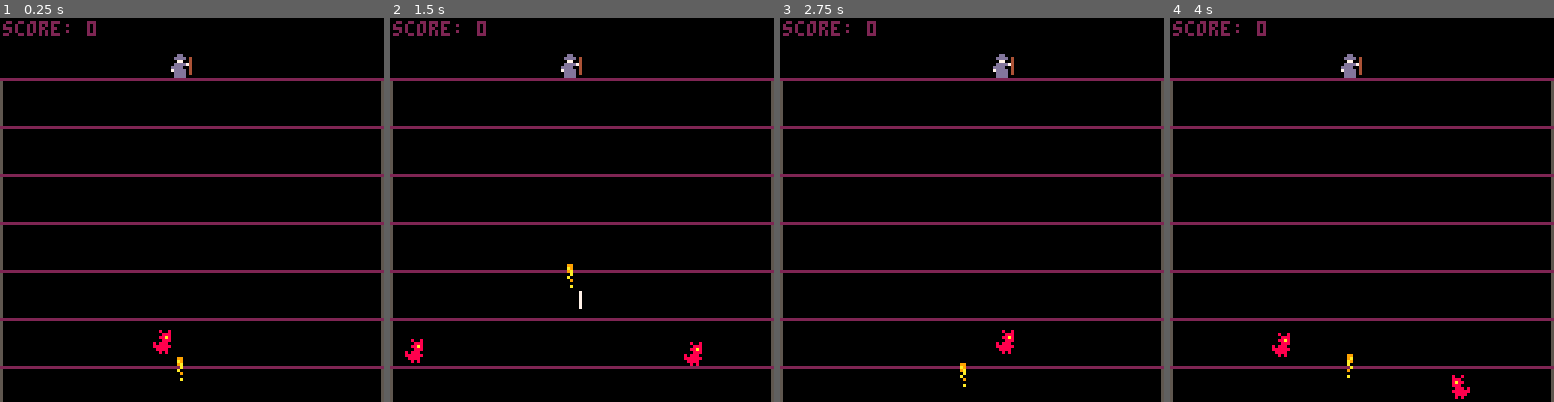
Above: before the commit, frames 1-4 (left to right).
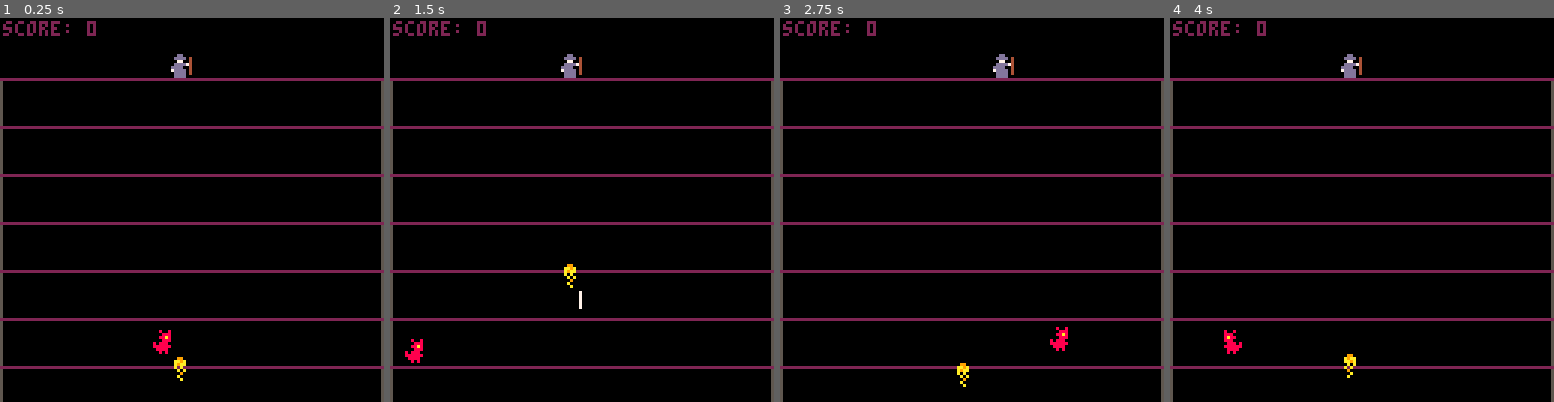
Above: after the commit, the same moments.

Repository: cheesepencil/ld55
Game: PICO-8 cartridge ld55.p8
Same seed, same stepped clock (60 frames per second), same inputs: the game is played once before the commit and once after it.
Inputs:
- Up to frame 1 (0.25 s): no input
- Up to frame 2 (1.5 s): tap X (X key) at 0.33, 1.07 s; tap O (Z key) at 0.7 s
- Up to frame 3 (2.75 s): hold Right 1.6-2.1 s; tap O (Z key) at 1.7, 2.1, 2.5 s; tap X (X key) at 1.85 s; hold Right from 2.47 s (still down)
- Up to frame 4 (4 s): tap O (Z key) at 2.9, 3.3, 3.7 s; tap X (X key) at 2.97 s; release Right at 3.03 s; hold Left 3.08-3.58 s

The runs differ from the first frame. In frame 1, less than 0.1% of the frame differs, in the area x 45-49%, y 89-94%; in frame 2, 0.2%; in frame 3, 0.4%; in frame 4, 0.6%, in the area x 14-79%, y 81-100%.

Commit message:
refactor monsters

Diff:
--- a/fireball.lua
+++ b/fireball.lua
@@ -54,7 +54,7 @@
     end
 end
 
-function _make_fireball_mgr(scene)
+function make_fireball_mgr(scene)
     local fireball_mgr = {}
 
     fireball_mgr.fireballs = {}
--- a/game.lua
+++ b/game.lua
@@ -5,9 +5,8 @@
     scene.score = 0
 
     scene.player = make_player(scene)
-    scene.monsters = {}
-    scene.fireball_mgr = _make_fireball_mgr(scene)
-    add(scene.monsters, make_monster())
+    scene.monster_mgr = make_monster_mgr(scene)
+    scene.fireball_mgr = make_fireball_mgr(scene)
 end
 
 function _game_scene_update(scene, inputs, restart)
@@ -17,32 +16,17 @@
         restart()
     end
 
-    if t() % 1 == 0 and scene.player and flr(rnd(2)) > 0 then
-        add(scene.monsters, make_monster())
-    end
-
-    local dead_monsters = {}
-    for monster in all(scene.monsters) do
-        local monster_is_alive = monster:update(scene)
-        if not monster_is_alive then
-            add(dead_monsters, monster)
-        elseif (scene.player) then
-            if _collide_8x8(monster, scene.player) then
-                sfx(2)
-                scene.player = nil
-            end
-        end
-    end
-    for dead_monster in all(dead_monsters) do
-        del(scene.monsters, dead_monster)
-        if scene.player then add(scene.monsters, make_monster()) end
-    end
-
     scene.fireball_mgr:update()
+    scene.monster_mgr:update()
 
     -- collisions!
     for fireball in all(scene.fireball_mgr.fireballs) do
-        if scene.player and _collide_8x8(scene.player, fireball) then
+        if scene.player and collide_8x8(scene.player, fireball) then
+            scene.player:kill()
+        end
+    end
+    for monster in all(scene.monster_mgr.monsters) do
+        if scene.player and collide_8x8(monster, scene.player) then
             scene.player:kill()
         end
     end
@@ -58,10 +42,7 @@
 
     if scene.player then scene.player:draw() end
 
-    for monster in all(scene.monsters) do
-        monster:draw()
-    end
-
+    scene.monster_mgr:draw()
     scene.fireball_mgr:draw()
 
     print("score: " .. scene.score, 1, 1, 2)
--- a/helper.lua
+++ b/helper.lua
@@ -1,4 +1,4 @@
-function _collide_8x8(a, b)
+function collide_8x8(a, b)
     local aLeft = a.x
     local aTop = a.y
     local aRigth = a.x + 8
@@ -16,3 +16,12 @@
 
     return true
 end
+
+function easeinelastic(t)
+	if(t==0) return 0
+	return 2^(10*t-10)*cos(2*t-2)
+end
+
+function lerp(a,b,t)
+	return a+(b-a)*t
+end
--- a/ld55.p8
+++ b/ld55.p8
@@ -11,12 +11,12 @@
 
 __gfx__
 000dd000008008000009900000000000000000000000000000000000000000000000000000000000000000000000000000000000000000000000000000000000
-00dddd04000888000009a00000000000000000000000000000000000000000000000000000000000000000000000000000000000000000000000000000000000
-000770040088a800000a900000000000000000000000000000000000000000000000000000000000000000000000000000000000000000000000000000000000
-00dddd7400088800000a000000000000000000000000000000000000000000000000000000000000000000000000000000000000000000000000000000000000
-0dddd004808880000000a00000000000000000000000000000000000000000000000000000000000000000000000000000000000000000000000000000000000
+00dddd040008880000a9aa0000000000000000000000000000000000000000000000000000000000000000000000000000000000000000000000000000000000
+000770040088a80000aa9a0000000000000000000000000000000000000000000000000000000000000000000000000000000000000000000000000000000000
+00dddd7400088800000a0a0000000000000000000000000000000000000000000000000000000000000000000000000000000000000000000000000000000000
+0dddd0048088800000a0a00000000000000000000000000000000000000000000000000000000000000000000000000000000000000000000000000000000000
 07dddd04888888000009000000000000000000000000000000000000000000000000000000000000000000000000000000000000000000000000000000000000
-00dddd04088880000000000000000000000000000000000000000000000000000000000000000000000000000000000000000000000000000000000000000000
+00dddd04088880000000a00000000000000000000000000000000000000000000000000000000000000000000000000000000000000000000000000000000000
 00dddd0000808000000a000000000000000000000000000000000000000000000000000000000000000000000000000000000000000000000000000000000000
 00000000008008000000000000000000000000000000000000000000000000000000000000000000000000000000000000000000000000000000000000000000
 00000000000888000000000000000000000000000000000000000000000000000000000000000000000000000000000000000000000000000000000000000000
--- a/monster.lua
+++ b/monster.lua
@@ -45,20 +45,6 @@
         end
     end
 
-    if scene.player and scene.player.bullet and not scene.player.bullet.killed then
-        for by = scene.player.bullet.y, scene.player.bullet.y + 5 do
-            if scene.player.bullet.x >= monster.x
-            and scene.player.bullet.x <= monster.x + 7
-            and by >= monster.y
-            and by <= monster.y + 7 then
-                scene.score += 1
-                scene.player.bullet.killed = true
-                sfx(4)
-                return false
-            end
-        end
-    end
-
     return true
 end
 
@@ -90,11 +76,37 @@
     return monster
 end
 
-function easeinelastic(t)
-	if(t==0) return 0
-	return 2^(10*t-10)*cos(2*t-2)
+function _update_monster_mgr(mm)
+    if mm.scene.player and t() > mm.spawn_after_t then
+        mm.spawn_after_t = t() + 1
+        add(mm.monsters, make_monster())
+    end
+
+    local dead_monsters = {}
+    for monster in all(mm.monsters) do
+        local monster_is_alive = monster:update()
+        if not monster_is_alive then
+            add(dead_monsters, monster)
+        end
+    end
+    for dead_monster in all(dead_monsters) do
+        del(mm.monsters, dead_monster)
+    end
 end
 
-function lerp(a,b,t)
-	return a+(b-a)*t
+function _draw_monster_mgr(mm)
+    for monster in all(mm.monsters) do monster:draw() end
 end
+
+function make_monster_mgr(scene)
+    local monster_mgr = {}
+
+    monster_mgr.monsters = {}
+    monster_mgr.spawn_after_t = t()
+
+    monster_mgr.scene = scene
+    monster_mgr.update = _update_monster_mgr
+    monster_mgr.draw = _draw_monster_mgr
+
+    return monster_mgr
+end
